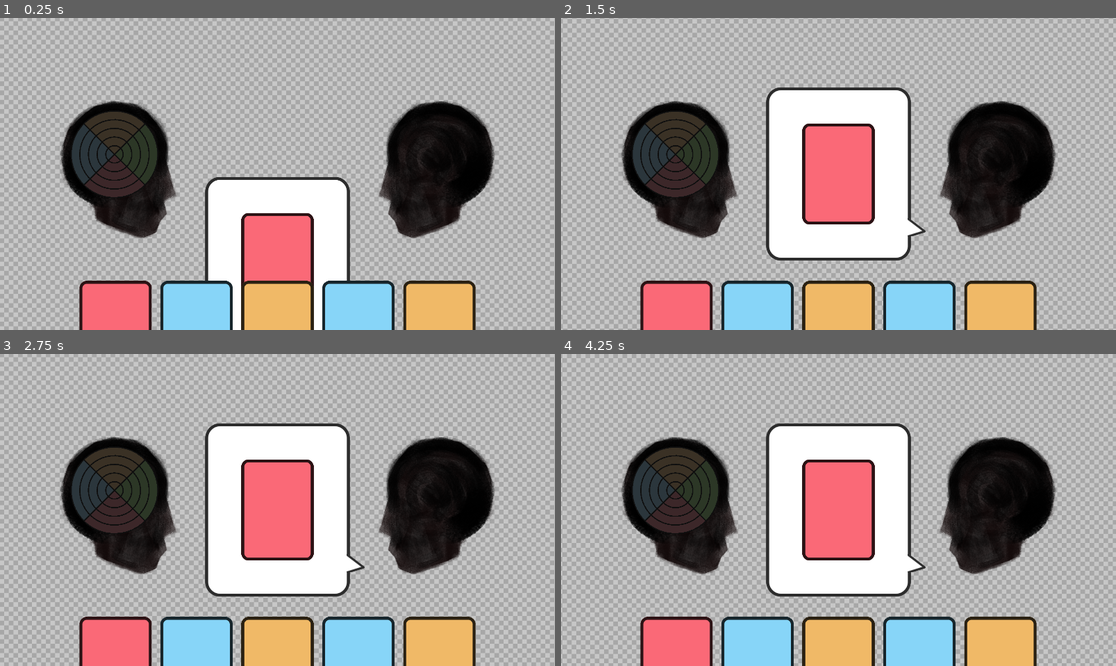
Above: before the commit, frames 1-4 (two rows, left to right).
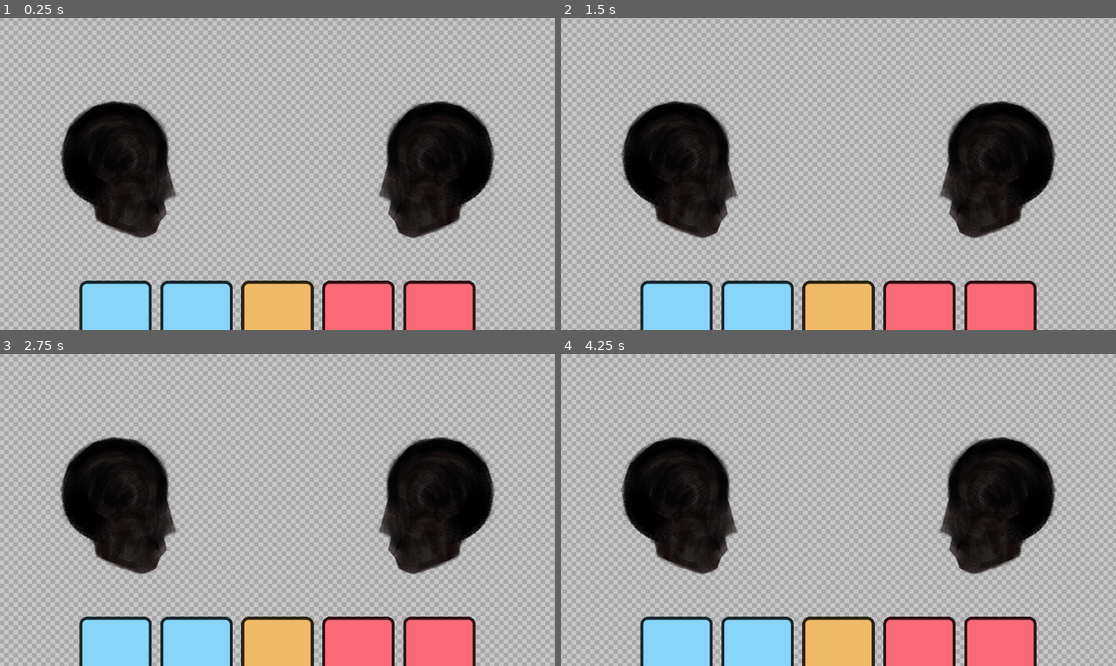
Above: after the commit, the same moments.

Repository: ChristopherMackin/philosophy-game
Game: Godot game, scene res://levels/debate_scene/debate_scene.tscn
Two runs of this game, one before a commit and one after it. Both use one fixed random seed, a clock stepped at 60 frames per second and the inputs below.
Inputs (mouse positions are in pixels of both pictures, inside the frame that each line leads up to):
- Up to frame 1 (0.25 s): no input
- Up to frame 2 (1.5 s): move the mouse to (960, 158) at 0.52 s; click (960, 158) at 0.67 s; move the mouse to (727, 189) at 1.27 s; click (727, 189) at 1.42 s
- Up to frame 3 (2.75 s): move the mouse to (333, 441) at 2.02 s; click (333, 441) at 2.17 s
- Up to frame 4 (4.25 s): move the mouse to (810, 572) at 2.77 s; click (810, 572) at 2.92 s; tap Enter at 3.5 s; move the mouse to (1005, 556) at 3.52 s; click (1005, 556) at 3.67 s

The runs differ from the first frame. In frame 1, 17% of the frame differs, in the area x 12-86%, y 30-100%; in frame 2, 23%, in the area x 12-86%, y 22-100%; in frame 3, 23%; in frame 4, 23%.

Commit message:
Starting new topic system:

Diff:
--- a/levels/debate_scene/debate_scene.tscn
+++ b/levels/debate_scene/debate_scene.tscn
@@ -1,18 +1,16 @@
-[gd_scene load_steps=18 format=3 uid="uid://bnic63llbdfni"]
+[gd_scene load_steps=16 format=3 uid="uid://bnic63llbdfni"]
 
 [ext_resource type="Script" path="res://levels/debate_scene/debate_scene_manager.gd" id="1_g6ghv"]
 [ext_resource type="Resource" uid="uid://b78boumde1kyk" path="res://system/debate/debate_manager.tres" id="2_i7n4i"]
 [ext_resource type="Shader" path="res://ui/panning_background.gdshader" id="2_pghej"]
 [ext_resource type="Texture2D" uid="uid://ds4nko86gxxsk" path="res://graphics/ColorableCheckerboard.png" id="3_cx2hn"]
 [ext_resource type="Resource" uid="uid://d21frda3buspp" path="res://system/character/cpu_1.tres" id="3_dlycd"]
-[ext_resource type="Resource" uid="uid://byrpux6co0rrw" path="res://system/character/player.tres" id="4_oy81x"]
+[ext_resource type="Resource" uid="uid://b84dlq5bco5u" path="res://system/character/cpu_2.tres" id="4_gt1r5"]
 [ext_resource type="Script" path="res://scripts/ui/worldspace_hand_ui.gd" id="5_ydk6y"]
 [ext_resource type="PackedScene" uid="uid://cx2gcwo1r71x6" path="res://prefabs/debate/card.tscn" id="6_w84ho"]
 [ext_resource type="Script" path="res://scripts/ui/spread_sprite_container.gd" id="7_ggt8l"]
 [ext_resource type="Texture2D" uid="uid://eejey7xdr2qw" path="res://graphics/PlayerHead.png" id="8_t8onx"]
-[ext_resource type="Script" path="res://scripts/ui/meter_ui.gd" id="9_bqo1k"]
 [ext_resource type="Resource" uid="uid://beevy52aqog34" path="res://system/character/brain/player_brain.tres" id="9_okuc1"]
-[ext_resource type="Resource" uid="uid://dca2vkphr1vsk" path="res://system/debate/default_debate_settings.tres" id="14_e36l7"]
 [ext_resource type="Script" path="res://levels/debate_scene/conversation_history_manager.gd" id="15_ksbfj"]
 [ext_resource type="PackedScene" uid="uid://dchbhjjv273jo" path="res://prefabs/debate/conversation_bubble.tscn" id="16_w6kxl"]
 
@@ -28,12 +26,11 @@
 
 [node name="Root" type="Node2D"]
 
-[node name="DebateSceneManager" type="Node2D" parent="." node_paths=PackedStringArray("meter_ui", "debate_history", "player_ui")]
+[node name="DebateSceneManager" type="Node2D" parent="." node_paths=PackedStringArray("debate_history", "player_ui")]
 script = ExtResource("1_g6ghv")
 debate_manager = ExtResource("2_i7n4i")
-proactive_character = ExtResource("3_dlycd")
-reactive_character = ExtResource("4_oy81x")
-meter_ui = NodePath("../Player/PlayerSprite/MeterSprite")
+character_1 = ExtResource("3_dlycd")
+character_2 = ExtResource("4_gt1r5")
 debate_history = NodePath("../ConversationHistory")
 player_ui = NodePath("../WorldspaceHandUI")
 
@@ -83,16 +80,6 @@
 position = Vector2(2.08165e-12, 2.08165e-12)
 texture = ExtResource("8_t8onx")
 
-[node name="MeterSprite" type="Sprite2D" parent="Player/PlayerSprite"]
-position = Vector2(-4, -68)
-script = ExtResource("9_bqo1k")
-debate_settings = ExtResource("14_e36l7")
-thickness = 4
-border_color = Color(0.0588235, 0.0588235, 0.0588235, 1)
-saturation_modifier = 0.61
-brightness_modifier = 0.24
-duration = 0.5
-
 [node name="ComputerPlayer" type="Node2D" parent="."]
 position = Vector2(560, 2.08165e-12)
 
--- a/levels/debate_scene/debate_scene_manager.gd
+++ b/levels/debate_scene/debate_scene_manager.gd
@@ -2,8 +2,8 @@
 
 class_name DebateSceneManager
 @export var debate_manager : DebateManager
-@export var proactive_character : Character
-@export var reactive_character : Character
+@export var character_1 : Character
+@export var character_2 : Character
 
 var debate_action_queue : Queue = Queue.new()
 
@@ -19,7 +19,7 @@
 func _enter_tree():
 	debate_action_queue.on_push = queue_animate
 	debate_manager.connect_signals(self)
-	debate_manager.init(proactive_character, reactive_character)
+	debate_manager.init(character_1, character_2)
 
 func queue_animate():
 	if is_animation_locked:
@@ -32,32 +32,14 @@
 
 	is_animation_locked = false
 
-func on_score_updated(new_score : Vector2):
-	debate_action_queue.push(func():
-		meter_ui.update_score(new_score)
-		await meter_ui.animation_finished
-	)
-
-func on_starting_card_played(card : Card):
-	debate_action_queue.push(func ():
-		debate_history.add_card(card, DebateBubble.TalkDirection.RIGHT)
-		await debate_history.animation_finished
-	)
-
-func on_follow_up_played(card : Card, suit_relationship : DebateSettings.SuitRelationship):
-	debate_action_queue.push(func ():
-		debate_history.add_card(card, DebateBubble.TalkDirection.LEFT)
-		await debate_history.animation_finished
-	)
-
 func on_hand_update(contestant : Contestant, hand_card_array : Array):
-	if contestant.character == reactive_character:
+	if contestant.character == character_2:
 		debate_action_queue.push(func ():
 			player_ui.update_card_array(hand_card_array)
 		)
 
-func on_contest(starting_suit : Suit, follow_up_suit : Suit, winning_suit : Suit):
-	print("%s wins the debate!" % (winning_suit.name if winning_suit else "No one"))
+func on_debate_end():
+	print("DEBATE OVER")
 
-func on_debate_end():
-	print("DEBATE OVER, score is %s" % debate_manager.score)
+	for score in debate_manager.topic_score_float_array:
+		print(score)
--- a/scripts/systems/debate/debate_manager.gd
+++ b/scripts/systems/debate/debate_manager.gd
@@ -4,40 +4,41 @@
 
 @export var debate_settings : DebateSettings
 
-var proactive_contestant : Contestant
-var reactive_contestant : Contestant
+var contestant_1 : Contestant
+var contestant_2 : Contestant
 
-var starting_card : Card
-var follow_up_card : Card
-var starting_suit : Suit:
-	get: return starting_card.data.suit
-var follow_up_suit : Suit:
-	get: return follow_up_card.data.suit
+var active_contestant : Contestant
+var inactive_contestant : Contestant:
+	get:
+		if contestant_1 == active_contestant:
+			return contestant_2
+		elif contestant_2 == active_contestant:
+			return contestant_1
+		else:
+			return null
 
-var score : Vector2:
-	get: return score
-	set(value):
-		score = value
-		on_score_updated.emit(value)
+var contestants : Array
+
+var current_card : Card
+var current_suit : Suit:
+	get:
+		return current_card.data.suit
+
+var topic_score_float_array : Array
+var current_topic_index : int
+var current_topic : Topic:
+	get:
+		return debate_settings.topic_array[current_topic_index]
 
 var play_again : bool = false
 
 var subscriber_array : Array
 
-signal on_score_updated(new_score : Vector2)
-signal on_starting_card_played(card : Card)
-signal on_follow_up_played(card: Card, suit_relation : DebateSettings.SuitRelationship)
-signal on_contest(starting_suit : Suit, follow_up_suit : Suit, winning_suit : Suit)
 signal on_hand_update(contestant : Contestant, hand_card_array : Array)
-
 signal on_debate_end()
 
 func connect_signals(node : Node):
 	var signals := [
-		on_starting_card_played,
-		on_follow_up_played,
-		on_score_updated,
-		on_contest,
 		on_hand_update,
 		on_debate_end,
 	]
@@ -50,86 +51,86 @@
 		else:
 			push_error("UNIMPLEMENTED: %s" % sig.get_name())
 
-func init(proactive_character : Character, reactive_character : Character):
-	proactive_contestant = Contestant.new(proactive_character)
-	reactive_contestant = Contestant.new(reactive_character)
+func init(character_1 : Character, character_2 : Character):
+	for i in debate_settings.topic_array.size():
+		topic_score_float_array.append(0)
 
-	proactive_contestant.on_hand_update.connect(func(con, hand) : on_hand_update.emit(con, hand))
-	reactive_contestant.on_hand_update.connect(func(con, hand) : on_hand_update.emit(con, hand))
+	contestant_1 = Contestant.new(character_1)
+	contestant_2 = Contestant.new(character_2)
 
-	proactive_contestant.ready_up()
-	reactive_contestant.ready_up()
+	contestants.append(contestant_1)
+	contestants.append(contestant_2)
+
+	for contestant in contestants:
+		contestant.on_hand_update.connect(func(con, hand) : on_hand_update.emit(con, hand))
+		contestant.ready_up()
+
+	active_contestant = contestant_1
 
 	game_loop()
 
 func game_loop():
+	await set_initial_card()
+	active_contestant = inactive_contestant
+
 	while not get_is_debate_over():
-		await proactive_play()
-		await reactive_play()
+		await active_player_turn()
+		active_contestant = inactive_contestant
 
 	on_debate_end.emit()
 
-func get_is_debate_over():
-	return abs(score.x) >= debate_settings.win_amount || abs(score.y) >= debate_settings.win_amount
+func set_initial_card():
+	current_card = await active_contestant.take_turn()
+	current_topic_index = debate_settings.get_topic_index(current_suit)
 
-func proactive_play():
-	starting_card = await proactive_contestant.take_turn()
-	proactive_contestant.draw_full_hand()
-	on_starting_card_played.emit(starting_card)
+func get_is_debate_over() -> bool:
+	for score in topic_score_float_array:
+		if abs(score) >= debate_settings.win_amount:
+			return true
 
-func reactive_play():
-		follow_up_card = await reactive_contestant.take_turn()
+	return false
+
+func active_player_turn():
+		var follow_up_card = await active_contestant.take_turn()
+		var follow_up_suit = follow_up_card.data.suit
+
 		var suit_relation = debate_settings.get_suit_relationship(
-				starting_suit,
+				current_suit,
 				follow_up_suit
 			)
-		on_follow_up_played.emit(follow_up_card, suit_relation)
 
 		match suit_relation:
 			DebateSettings.SuitRelationship.SAME:
-				score += debate_settings.get_suit_vector(follow_up_suit)
-				if not get_is_debate_over() : await reactive_play()
-			DebateSettings.SuitRelationship.COMPLEMENTARY:
-				score += debate_settings.get_suit_vector(follow_up_suit)
+				topic_score_float_array[current_topic_index] += current_topic.suit_direction(follow_up_suit)
+				if not get_is_debate_over() : await active_player_turn()
+			DebateSettings.SuitRelationship.OFF_TOPIC:
+				current_topic_index = debate_settings.get_topic_index(follow_up_suit)
+				topic_score_float_array[current_topic_index] += current_topic.suit_direction(follow_up_suit)
 			DebateSettings.SuitRelationship.OPPOSING:
 				var starting : int = 0
 				#player gets an extra point since they just played a card
 				var follow_up : int = 1
 
-				for hand_card in proactive_contestant.hand_card_array:
-					if hand_card.data.suit == starting_card.data.suit:
-						proactive_contestant.discard_card(hand_card)
+				for hand_card in contestant_1.hand_card_array:
+					if hand_card.data.suit == current_card.data.suit:
+						contestant_1.discard_card(hand_card)
 						starting += 1
 
-				for hand_card in reactive_contestant.hand_card_array:
+				for hand_card in contestant_2.hand_card_array:
 					if hand_card.data.suit == follow_up_suit:
-						reactive_contestant.discard_card(hand_card)
+						contestant_2.discard_card(hand_card)
 						follow_up += 1
 
 				var win_amount = follow_up - starting
 
-				print("%s: %s vs %s: %s" %
-				[
-					starting_suit.name,
-					starting,
-					follow_up_suit.name,
-					follow_up,
-				])
+				if win_amount > 0:
+					current_card = follow_up_card
 
-				var winning_suit
+				topic_score_float_array[current_topic_index] += current_topic.suit_direction(current_suit) * win_amount
 
-				if win_amount > 0:
-					winning_suit = follow_up_suit
-				elif win_amount < 0:
-					winning_suit = starting_suit
+				for contestant : Contestant in contestants:
+					contestant.draw_full_hand()
+			_:
+				if not get_is_debate_over() : await active_player_turn()
 
-				score += debate_settings.get_suit_vector(winning_suit) * win_amount
-
-				on_contest.emit(starting_suit, follow_up_suit, winning_suit)
-
-				proactive_contestant.draw_full_hand()
-				reactive_contestant.draw_full_hand()
-			_:
-				if not get_is_debate_over() : await reactive_play()
-
-		reactive_contestant.draw_full_hand()
+		active_contestant.draw_full_hand()
--- a/scripts/systems/debate/debate_settings.gd
+++ b/scripts/systems/debate/debate_settings.gd
@@ -1,51 +1,61 @@
+@tool
 extends Resource
 
 class_name DebateSettings
 
-@export var pos_x_suit : Suit
-@export var neg_x_suit : Suit
-
-@export var pos_y_suit : Suit
-@export var neg_y_suit : Suit
+@export var topic_array : Array:
+	get:
+		return topic_array
+	set(value):
+		topic_array.resize(value.size())
+		topic_array = value
+		for i in topic_array.size():
+			if not topic_array[i]:
+				var resource = Topic.new()
+				resource.resource_name = "Topic"
+				topic_array[i] = resource
 
 @export var win_amount : int = 5
 
 enum SuitRelationship {
 	SAME,
 	OPPOSING,
-	COMPLEMENTARY,
+	OFF_TOPIC,
 	NONE,
 }
 
-func get_suit_vector(suit : Suit):
-	if suit == pos_x_suit:
-		return Vector2(1, 0)
+func has_suit(suit : Suit) -> bool:
+	for topic : Topic in topic_array:
+		if topic.has_suit(suit):
+			return true
 
-	elif suit == neg_x_suit:
-		return Vector2(-1, 0)
+	return false
 
-	elif suit == pos_y_suit:
-		return Vector2(0, 1)
+func get_topic_index(suit : Suit) -> int:
+	var index = 0
 
-	elif suit == neg_y_suit:
-		return Vector2(0, -1)
+	for topic : Topic in topic_array:
+		if topic.has_suit(suit):
+			return index
 
-	else:
-		return Vector2(0, 0)
+		index += 1
 
-func has_suit(suit : Suit) -> bool:
-	match suit:
-		pos_x_suit, neg_x_suit, pos_y_suit, neg_y_suit:
+	return -1
+
+
+func conflicting(suit_1 : Suit, suit_2 : Suit) -> bool:
+	for topic : Topic in topic_array:
+		if topic.has_suit(suit_1) and topic.has_suit(suit_2) and suit_1 != suit_2:
 			return true
-		_:
-			return false
+
+	return false
 
 func get_suit_relationship(suit_1 : Suit, suit_2 : Suit) -> SuitRelationship:
 	if suit_1 == suit_2:
 		return SuitRelationship.SAME
-	elif (get_suit_vector(suit_1) + get_suit_vector(suit_2)).length() == 0:
+	elif (conflicting(suit_1, suit_2)):
 		return SuitRelationship.OPPOSING
 	elif has_suit(suit_1) and has_suit(suit_2):
-		return SuitRelationship.COMPLEMENTARY
+		return SuitRelationship.OFF_TOPIC
 
 	return SuitRelationship.NONE
--- /dev/null
+++ b/scripts/systems/debate/topic.gd
@@ -0,0 +1,22 @@
+extends Resource
+
+class_name Topic
+
+@export var name : String
+@export var positive_suit : Suit
+@export var negative_suit : Suit
+
+func has_suit(suit):
+	match suit:
+		positive_suit, negative_suit:
+			return true
+		_:
+			return false
+
+func suit_direction(suit) -> float:
+	if not has_suit(suit):
+		return 0
+	elif suit == positive_suit:
+		return 1
+	else:
+		return -1
--- a/system/cards/basic_doubt.tres
+++ b/system/cards/basic_doubt.tres
@@ -1,7 +1,7 @@
 [gd_resource type="Resource" script_class="CardData" load_steps=3 format=3 uid="uid://co2xjr8nu1uct"]
 
 [ext_resource type="Script" path="res://scripts/systems/card/card_data.gd" id="1_1mqae"]
-[ext_resource type="Resource" uid="uid://b1vcr8b6vqsw7" path="res://system/suits/Doubt.tres" id="2_ln8u3"]
+[ext_resource type="Resource" uid="uid://b1vcr8b6vqsw7" path="res://system/topics/religion/doubt.tres" id="2_ln8u3"]
 
 [resource]
 script = ExtResource("1_1mqae")
--- a/system/cards/basic_faith.tres
+++ b/system/cards/basic_faith.tres
@@ -1,7 +1,7 @@
 [gd_resource type="Resource" script_class="CardData" load_steps=3 format=3 uid="uid://rds3vwhnnbsp"]
 
 [ext_resource type="Script" path="res://scripts/systems/card/card_data.gd" id="1_683pi"]
-[ext_resource type="Resource" uid="uid://dskq0fe0vu0hx" path="res://system/suits/Faith.tres" id="2_w0213"]
+[ext_resource type="Resource" uid="uid://dskq0fe0vu0hx" path="res://system/topics/religion/faith.tres" id="2_w0213"]
 
 [resource]
 script = ExtResource("1_683pi")
--- a/system/cards/basic_others.tres
+++ b/system/cards/basic_others.tres
@@ -1,7 +1,7 @@
 [gd_resource type="Resource" script_class="CardData" load_steps=3 format=3 uid="uid://bi7xtr16f8n55"]
 
 [ext_resource type="Script" path="res://scripts/systems/card/card_data.gd" id="1_bfvdx"]
-[ext_resource type="Resource" uid="uid://c6656q8j5kypf" path="res://system/suits/Others.tres" id="2_so7oy"]
+[ext_resource type="Resource" uid="uid://c6656q8j5kypf" path="res://system/topics/people/others.tres" id="2_so7oy"]
 
 [resource]
 script = ExtResource("1_bfvdx")
--- a/system/cards/basic_self.tres
+++ b/system/cards/basic_self.tres
@@ -1,7 +1,7 @@
 [gd_resource type="Resource" script_class="CardData" load_steps=3 format=3 uid="uid://d20oliptotoln"]
 
 [ext_resource type="Script" path="res://scripts/systems/card/card_data.gd" id="1_e70n7"]
-[ext_resource type="Resource" uid="uid://bao0vshng34g2" path="res://system/suits/Self.tres" id="2_yrhxy"]
+[ext_resource type="Resource" uid="uid://bao0vshng34g2" path="res://system/topics/people/self.tres" id="2_yrhxy"]
 
 [resource]
 script = ExtResource("1_e70n7")
--- a/system/debate/default_debate_settings.tres
+++ b/system/debate/default_debate_settings.tres
@@ -1,15 +1,10 @@
-[gd_resource type="Resource" script_class="DebateSettings" load_steps=6 format=3 uid="uid://dca2vkphr1vsk"]
+[gd_resource type="Resource" script_class="DebateSettings" load_steps=4 format=3 uid="uid://dca2vkphr1vsk"]
 
 [ext_resource type="Script" path="res://scripts/systems/debate/debate_settings.gd" id="1_tqwb1"]
-[ext_resource type="Resource" uid="uid://bao0vshng34g2" path="res://system/suits/Self.tres" id="1_y0cjt"]
-[ext_resource type="Resource" uid="uid://b1vcr8b6vqsw7" path="res://system/suits/Doubt.tres" id="2_o52se"]
-[ext_resource type="Resource" uid="uid://c6656q8j5kypf" path="res://system/suits/Others.tres" id="3_jp7sn"]
-[ext_resource type="Resource" uid="uid://dskq0fe0vu0hx" path="res://system/suits/Faith.tres" id="4_3kp1a"]
+[ext_resource type="Resource" uid="uid://bk02mkyem1nbs" path="res://system/topics/religion/religion.tres" id="2_lfnjb"]
+[ext_resource type="Resource" uid="uid://dffyay2m5bli1" path="res://system/topics/people/people.tres" id="3_xemp5"]
 
 [resource]
 script = ExtResource("1_tqwb1")
-pos_x_suit = ExtResource("3_jp7sn")
-neg_x_suit = ExtResource("1_y0cjt")
-pos_y_suit = ExtResource("4_3kp1a")
-neg_y_suit = ExtResource("2_o52se")
+topic_array = [ExtResource("2_lfnjb"), ExtResource("3_xemp5")]
 win_amount = 5
--- a/system/suits/Others.tres
+++ b/system/topics/people/others.tres
@@ -1,6 +1,6 @@
 [gd_resource type="Resource" script_class="Suit" load_steps=2 format=3 uid="uid://c6656q8j5kypf"]
 
-[ext_resource type="Script" path="res://system/suits/suit.gd" id="1_ucshs"]
+[ext_resource type="Script" path="res://system/topics/suit.gd" id="1_ucshs"]
 
 [resource]
 script = ExtResource("1_ucshs")
--- /dev/null
+++ b/system/topics/people/people.tres
@@ -0,0 +1,11 @@
+[gd_resource type="Resource" script_class="Topic" load_steps=4 format=3 uid="uid://dffyay2m5bli1"]
+
+[ext_resource type="Script" path="res://scripts/systems/debate/topic.gd" id="1_eud0p"]
+[ext_resource type="Resource" uid="uid://bao0vshng34g2" path="res://system/topics/people/self.tres" id="1_ppbta"]
+[ext_resource type="Resource" uid="uid://c6656q8j5kypf" path="res://system/topics/people/others.tres" id="2_03wbt"]
+
+[resource]
+script = ExtResource("1_eud0p")
+name = "People"
+positive_suit = ExtResource("2_03wbt")
+negative_suit = ExtResource("1_ppbta")
--- a/system/suits/Faith.tres
+++ b/system/topics/people/self.tres
@@ -1,8 +1,8 @@
-[gd_resource type="Resource" script_class="Suit" load_steps=2 format=3 uid="uid://dskq0fe0vu0hx"]
+[gd_resource type="Resource" script_class="Suit" load_steps=2 format=3 uid="uid://bao0vshng34g2"]
 
-[ext_resource type="Script" path="res://system/suits/suit.gd" id="1_lx4ug"]
+[ext_resource type="Script" path="res://system/topics/suit.gd" id="1_le4wk"]
 
 [resource]
-script = ExtResource("1_lx4ug")
-name = "Faith"
-color = Color(0.941176, 0.72549, 0.403922, 1)
+script = ExtResource("1_le4wk")
+name = "Self"
+color = Color(0.529412, 0.835294, 0.972549, 1)
--- a/system/suits/Doubt.tres
+++ b/system/topics/religion/doubt.tres
@@ -1,6 +1,6 @@
 [gd_resource type="Resource" script_class="Suit" load_steps=2 format=3 uid="uid://b1vcr8b6vqsw7"]
 
-[ext_resource type="Script" path="res://system/suits/suit.gd" id="1_xjoed"]
+[ext_resource type="Script" path="res://system/topics/suit.gd" id="1_xjoed"]
 
 [resource]
 script = ExtResource("1_xjoed")
--- a/system/suits/Self.tres
+++ b/system/topics/religion/faith.tres
@@ -1,8 +1,8 @@
-[gd_resource type="Resource" script_class="Suit" load_steps=2 format=3 uid="uid://bao0vshng34g2"]
+[gd_resource type="Resource" script_class="Suit" load_steps=2 format=3 uid="uid://dskq0fe0vu0hx"]
 
-[ext_resource type="Script" path="res://system/suits/suit.gd" id="1_le4wk"]
+[ext_resource type="Script" path="res://system/topics/suit.gd" id="1_lx4ug"]
 
 [resource]
-script = ExtResource("1_le4wk")
-name = "Self"
-color = Color(0.529412, 0.835294, 0.972549, 1)
+script = ExtResource("1_lx4ug")
+name = "Faith"
+color = Color(0.941176, 0.72549, 0.403922, 1)
--- /dev/null
+++ b/system/topics/religion/religion.tres
@@ -0,0 +1,11 @@
+[gd_resource type="Resource" script_class="Topic" load_steps=4 format=3 uid="uid://bk02mkyem1nbs"]
+
+[ext_resource type="Resource" uid="uid://b1vcr8b6vqsw7" path="res://system/topics/religion/doubt.tres" id="1_g5nkm"]
+[ext_resource type="Script" path="res://scripts/systems/debate/topic.gd" id="1_kaf8r"]
+[ext_resource type="Resource" uid="uid://dskq0fe0vu0hx" path="res://system/topics/religion/faith.tres" id="2_wet4l"]
+
+[resource]
+script = ExtResource("1_kaf8r")
+name = "Religion"
+positive_suit = ExtResource("2_wet4l")
+negative_suit = ExtResource("1_g5nkm")
Renamed: system/suits/suit.gd -> system/topics/suit.gd
